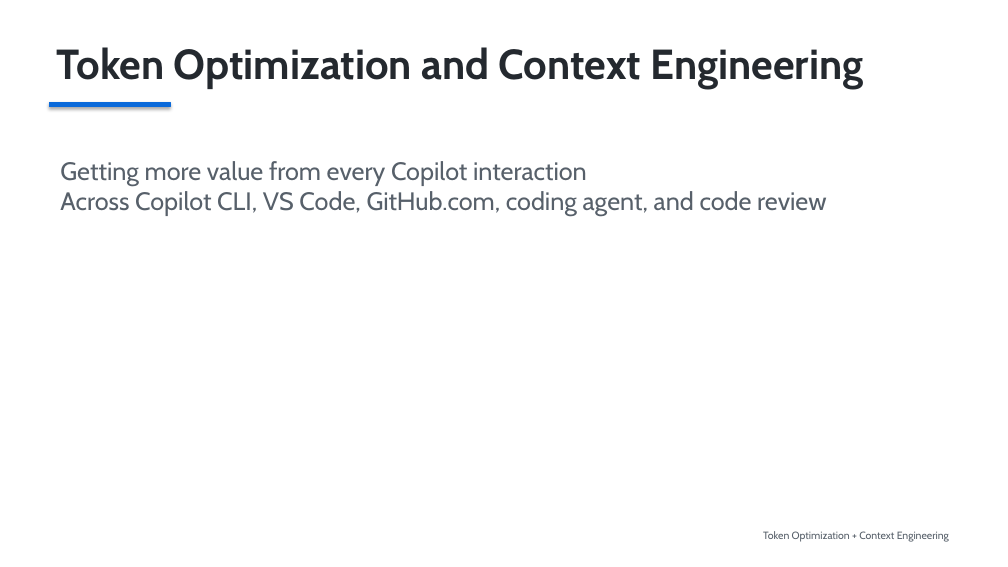
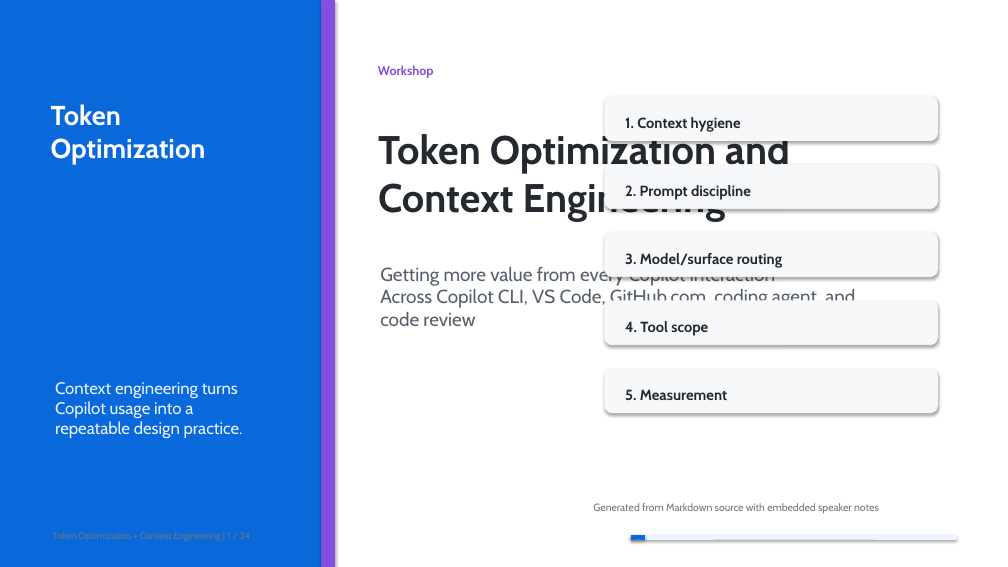
Before and after one commit to DevExpGbb/token-optimization, a slide deck: slide 1 of decks/token-optimization-context-engineering.pptx. Drawn at 1008x567 pixels with LibreOffice and Linux fonts; fonts in the diff are those of the drawing. Boxes give left, top, right and bottom in pixels: in the first picture for what was removed or moved away, otherwise in the second. Text is boxed around its words. In the diff, an @@ line names an element or a change of style, - is before the commit and + after.

```diff
--- a/decks/token-optimization-context-engineering.pptx
+++ b/decks/token-optimization-context-engineering.pptx
@@ background #FFFFFF to #F6F8FA @@
@@ rectangle: place and size @@
-rectangle at (49,102,170,107)
+rectangle at (0,0,321,567)
@@ rectangle added at (0,0,1008,567), fill #FFFFFF, outline #FFFFFF 0.75 pt @@
@@ rectangle added at (321,0,335,567), fill #8250DF, outline #8250DF 0.75 pt @@
@@ text added at (378,65,434,78), 12 pt, text #8250DF, bold @@
+Workshop
@@ text at (51,104,206,164): text changed; size 10 to 26 pt; text colour #57606A to #FFFFFF; bold on @@
-Token Optimization + Context Engineering
+Token
+Optimization
@@ rounded rectangle added at (605,97,938,141), fill #F6F8FA, outline #F6F8FA 0.75 pt @@
@@ text added at (625,117,741,132), 14 pt, text #24292F, bold @@
+1. Context hygiene
@@ text "Token Optimization and Context Engineering": place and size @@
-text "Token Optimization and Context Engineering" at (57,47,864,89)
+text "Token Optimization and Context Engineering" at (378,130,790,221)
@@ text "Token Optimization and Context Engineering" at (378,130,790,221): size 40 to 38 pt @@
@@ rounded rectangle added at (605,165,938,209), fill #F6F8FA, outline #F6F8FA 0.75 pt @@
@@ text added at (625,185,751,200), 14 pt, text #24292F, bold @@
+2. Prompt discipline
@@ rounded rectangle added at (605,233,938,277), fill #F6F8FA, outline #F6F8FA 0.75 pt @@
@@ text at (380,265,855,326): text changed; size 24 to 18 pt @@
-Getting more value from every Copilot interaction
-Across Copilot CLI, VS Code, GitHub.com, coding agent, and code review
+Getting more value from every Copilot interaction
+Across Copilot CLI, VS Code, GitHub.com, coding agent, and code review
@@ text added at (625,253,782,268), 14 pt, text #24292F, bold @@
+3. Model/surface routing
@@ rounded rectangle added at (605,301,938,345), fill #F6F8FA, outline #F6F8FA 0.75 pt @@
@@ text added at (625,321,708,336), 14 pt, text #24292F, bold @@
+4. Tool scope
@@ text added at (55,382,243,438), 16 pt, text #EAF2FF @@
+Context engineering turns Copilot usage into a repeatable design practice.
@@ rounded rectangle added at (605,369,938,413), fill #F6F8FA, outline #F6F8FA 0.75 pt @@
@@ text added at (625,389,727,400), 14 pt, text #24292F, bold @@
+5. Measurement
@@ text added at (593,503,879,514), 10 pt, text #6E7781 @@
+Generated from Markdown source with embedded speaker notes
@@ rectangle added at (631,535,957,539), fill #EEF4FF, outline #EEF4FF 0.75 pt @@
@@ rectangle added at (631,535,645,539), fill #0969DA, outline #0969DA 0.75 pt @@
```
Also in this commit, not shown: 23 other slides changed, 9 other files.
